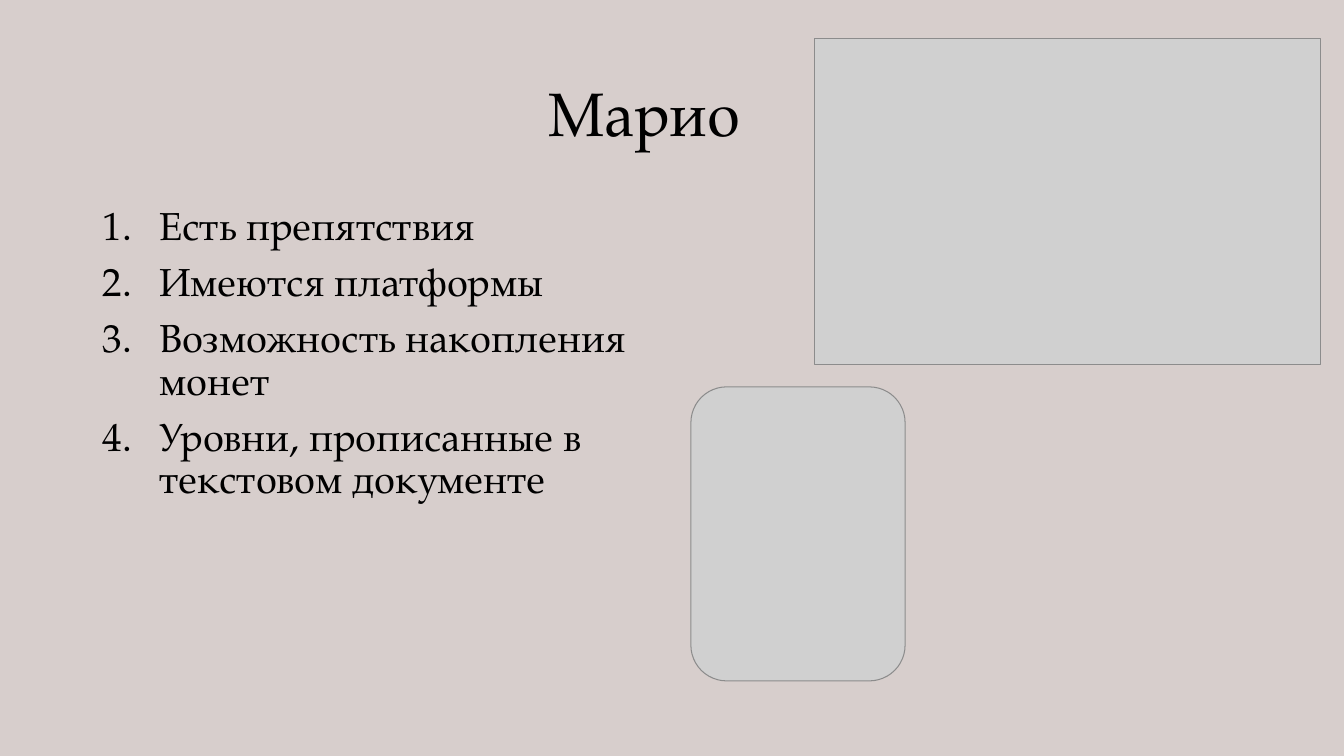
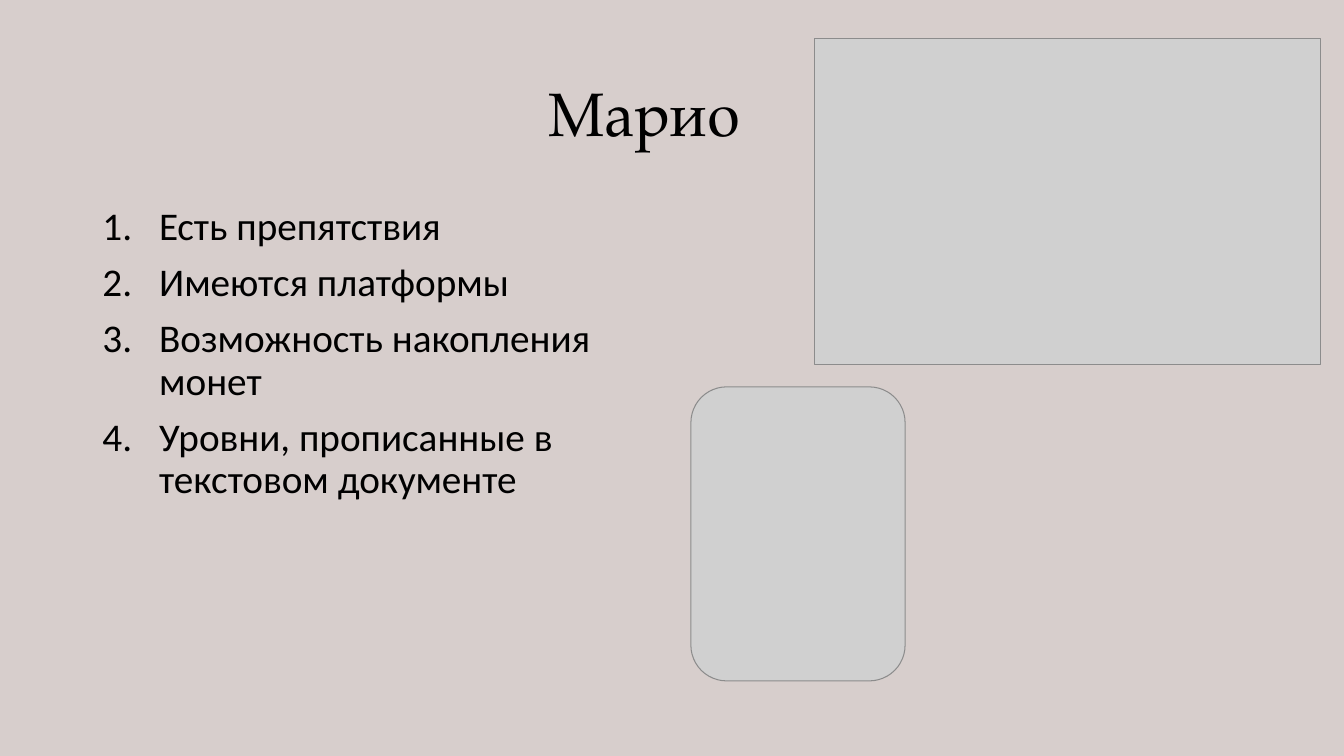
Before and after one commit to kinzanik/game_lyc, a slide deck: slide 5 of presentation/Forest’s secrets.pptx. Drawn at 1344x756 pixels with LibreOffice and Linux fonts; fonts in the diff are those of the drawing; grey boxes stand for pictures. Boxes give left, top, right and bottom in pixels: in the first picture for what was removed or moved away, otherwise in the second. Text is boxed around its words. In the diff, an @@ line names an element or a change of style, - is before the commit and + after.

```diff
--- a/presentation/Forest’s secrets.pptx
+++ b/presentation/Forest’s secrets.pptx
@@ text "Есть препятствия" at bbox=[159, 215, 590, 500]: font TeX Gyre Pagella to Calibri @@
```
Also in this commit, not shown: 1 other slide changed.
